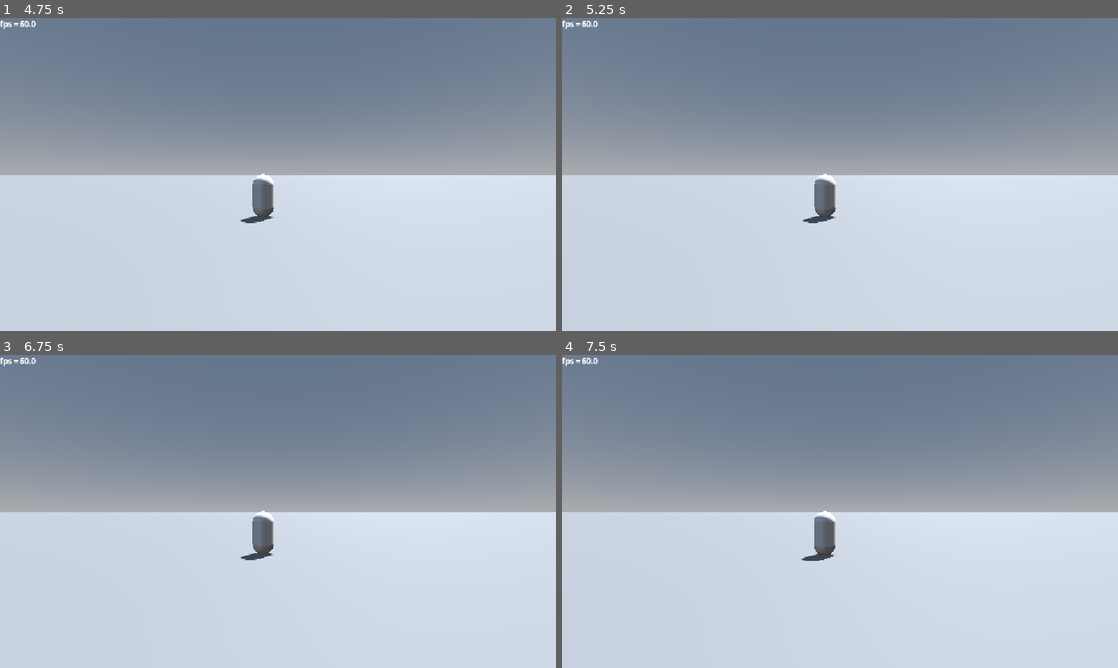
Above: before the commit, frames 1-4 (two rows, left to right).
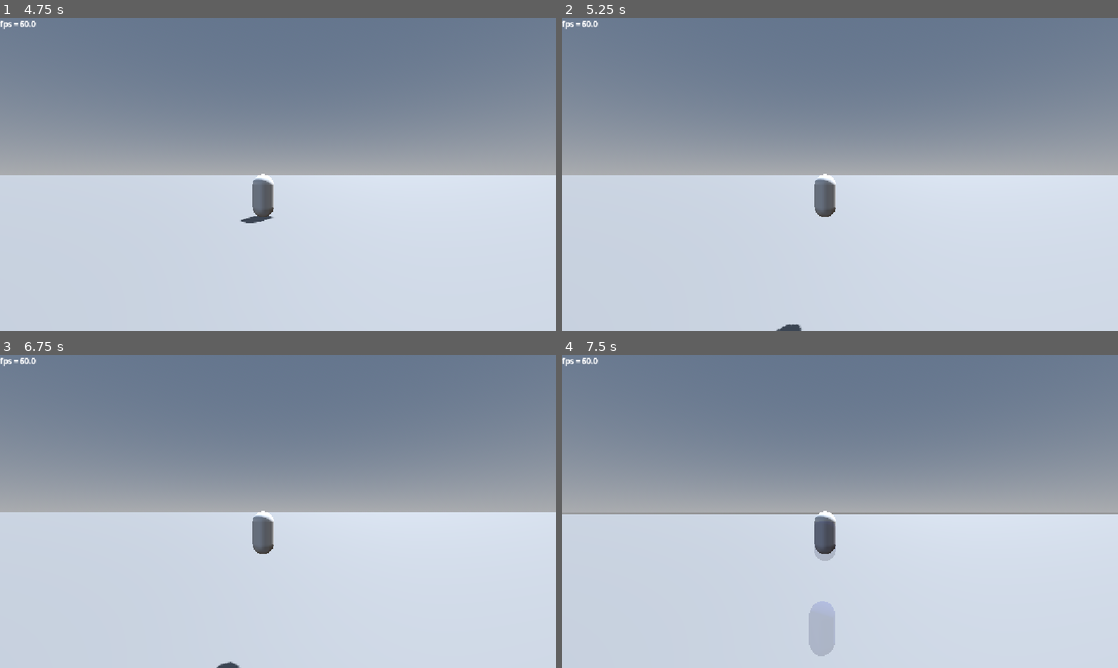
Above: after the commit, the same moments.

Repository: mrgarso/azure-latch
Game: Godot game, scene res://scenes/main_menu.tscn
Two runs of this game, one before a commit and one after it. Both use one fixed random seed, a clock stepped at 60 frames per second and the inputs below. The engine's default icon, where the game draws it, is replaced by a stand-in: a white triangle on a blue panel in a dark square.
Inputs (mouse positions are in pixels of both pictures, inside the frame that each line leads up to):
- Up to frame 1 (4.75 s): click (189, 133) at 0.52 s; type "12" at 0.6 s; click (366, 133) at 0.75 s; type "12" at 0.83 s; click "PLAY" at 1.25 s; tap Enter at 2 s; move the mouse to (400, 158) at 2.02 s; tap 1 (1) at 2.1 s; tap A (a) at 2.3, 2.85 s; move the mouse to (166, 190) at 2.77 s; tap D (d) at 3.05, 3.6 s; move the mouse to (333, 105) at 3.52 s; tap E (e) at 3.8, 4.35 s; tap Space (space) at 4.25 s; move the mouse to (250, 237) at 4.27 s; tap S (s) at 4.55 s
- Up to frame 2 (5.25 s): tap Enter at 5 s; move the mouse to (1006, 221) at 5.02 s; hold Space (space) from 5.03 s (still down); tap S (s) at 5.1 s
- Up to frame 3 (6.75 s): move the mouse to (111, 464) at 5.77 s; release Space (space) at 5.78 s; tap Space (space) at 5.85, 6.5 s; tap W (w) at 6.05, 6.6 s; move the mouse to (305, 511) at 6.52 s
- Up to frame 4 (7.5 s): tap 1 (1) at 6.8, 7.35 s; move the mouse to (756, 433) at 7.27 s

Frame 1 is identical in both runs. In frame 2, 0.2% of the frame differs, in the area x 38-50%, y 63-100%; in frame 3, 0.1%; in frame 4, 1.5%, in the area x 0-100%, y 50-97%.

Commit message:
acomodamiento de tackle y general

Diff:
--- a/scenes/map.tscn
+++ b/scenes/map.tscn
@@ -93,3 +93,4 @@
 [node name="player" parent="." unique_id=1029011470 instance=ExtResource("3_gldc4")]
 transform = Transform3D(1, 0, 0, 0, 1, 0, 0, 0, 1, 19.626486, 3.0537367, 0)
 mode = "dummy"
+team = "b"
--- a/scripts/player.gd
+++ b/scripts/player.gd
@@ -2,7 +2,9 @@
 class_name Player
 
 @export_enum("player", "dummy") var mode := "player"
+@export var team := ""
 @export var speed := 20.0
+@export var speed_on_ball := 13.5
 @export var accel := 10.0
 @export var frict := 10.0
 @export var jump_speed := 35.0
@@ -17,7 +19,10 @@
 		grab_ball_area.ball = value
 		ball = value
 		if value != null:
+			current_speed = speed_on_ball
 			ball.current_owner = self
+		else:
+			current_speed = speed
 var can_grab_ball := true:
 	set(value):
 		grab_ball_area.can_grab = value
--- a/scripts/skills/movement.gd
+++ b/scripts/skills/movement.gd
@@ -8,15 +8,18 @@
 			var dir := Input.get_axis("a","d")
 			if dir == 0:
 				player.using_move = true
-				var tackle_duration := 1.5
+				var tackle_duration := 0.5
 				SB.velocity(get_parent(), true, Vector3(0,1,-6), tackle_duration, 0.923)
 				var enemy_tackled := SB.hitbox_detailed_list
 				for i in int(Engine.physics_ticks_per_second * tackle_duration):
-					#if player.ball != null:
-						#if enemy_tackled["collided"].ball != null:
-							#break
-					enemy_tackled = await SB.hitbox_detailed(player, Vector3.ONE * 5, Vector3.ZERO, (Engine.time_scale / Engine.physics_ticks_per_second) * 1, SB.HitboxTargets.PLAYERS)
-
+					if player.ball == null and enemy_tackled["collided"] != null:
+						if enemy_tackled["collided"].ball != null:
+							var target = enemy_tackled["collided"] as Player
+							target.tackled(player, 80)
+					enemy_tackled = await SB.hitbox_detailed(player, Vector3.ONE * 5, Vector3.ZERO, \
+					(Engine.time_scale / Engine.physics_ticks_per_second) * 1, SB.HitboxTargets.PLAYERS, \
+					true, false, false, true)
+					if player.ball != null: break
 					#print(enemy_tackled)
 
 				SB.clear_velocities(player)
--- a/scripts/skills/skill_builder.gd
+++ b/scripts/skills/skill_builder.gd
@@ -226,7 +226,7 @@
 		var intersections := space_state.intersect_shape(query)
 		if not intersections.is_empty():
 			for t in space_state.intersect_shape(query):
-				var other := (t.collider as Node).get_parent() as Player
+				var other := (t.collider as Node3D).get_parent() as Player
 				if _is_valid_target(other, parent, include_ball_holder,
 						include_not_ball_holder, include_teammates, include_enemies):
 					target_hit = other
